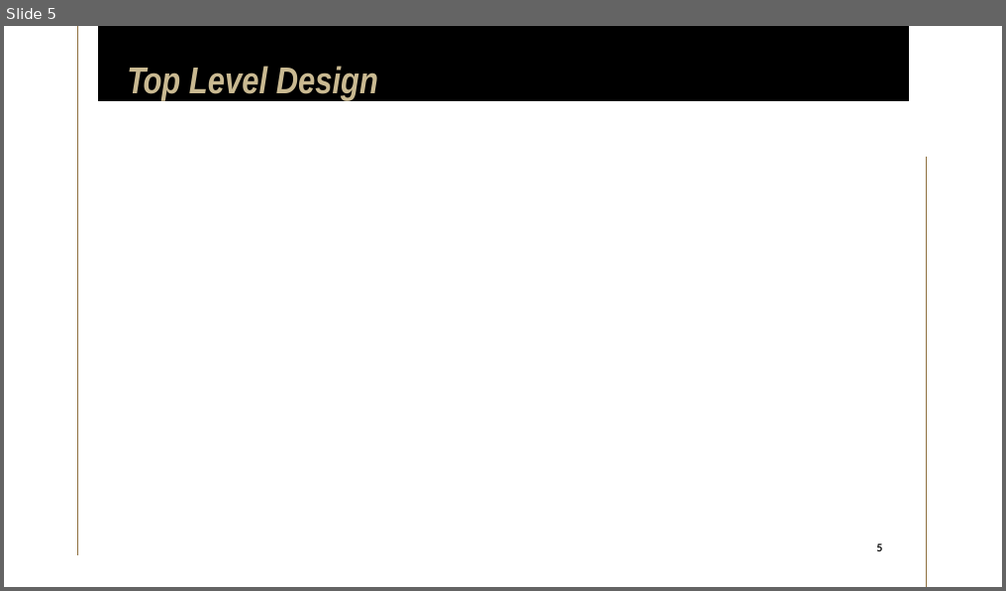
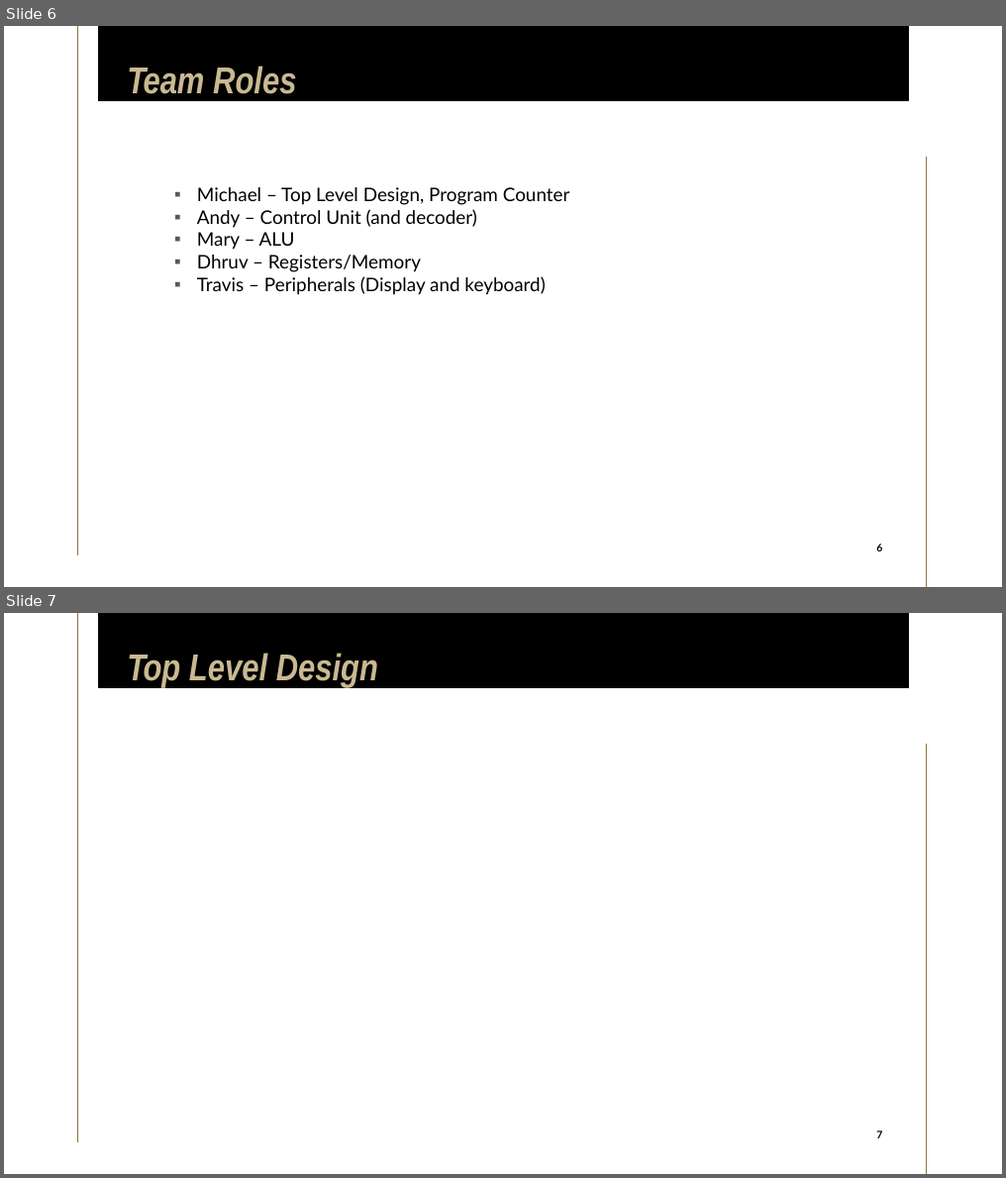
Before and after one commit to limichael246/STARS_2024, a slide deck: Project_Proposal.pptx. Shown one above the other, each under a label of ours: slide 5 before the commit, slides 6 and 7 after it. The pictures are 1006x591 and 1006x1178 pixels, drawn with LibreOffice and Linux fonts; fonts in the diff are those of the drawing. Boxes give left, top, right and bottom in pixels: in the first picture for what was removed or moved away, otherwise in the second. Text is boxed around its words. In the diff, an @@ line names an element or a change of style, - is before the commit and + after.

```diff
--- a/Project_Proposal.pptx
+++ b/Project_Proposal.pptx
@@ slide 6 added at [4, 26, 1002, 587], background #FFFFFF; not listed: 3 template elements that a slide beside it also shows @@
@@ title added at [127, 66, 296, 94], 36 pt, text #C9B991, bold, italic @@
+Team Roles
@@ text added at [197, 187, 570, 295], 18 pt, text #000000 @@
+▪ Michael – Top Level Design, Program Counter
+▪ Andy – Control Unit (and decoder)
+▪ Mary – ALU
+▪ Dhruv – Registers/Memory
+▪ Travis – Peripherals (Display and keyboard)
@@ page number added at [868, 539, 891, 558], 10 pt, text #000000, bold @@
+6
@@ what was slide 5 is now slide 7 @@
@@ page number at [876, 1131, 882, 1139]: text changed @@
-5
+7
```
Also in this commit, not shown: 5 slides changed, 4 other slides added.
